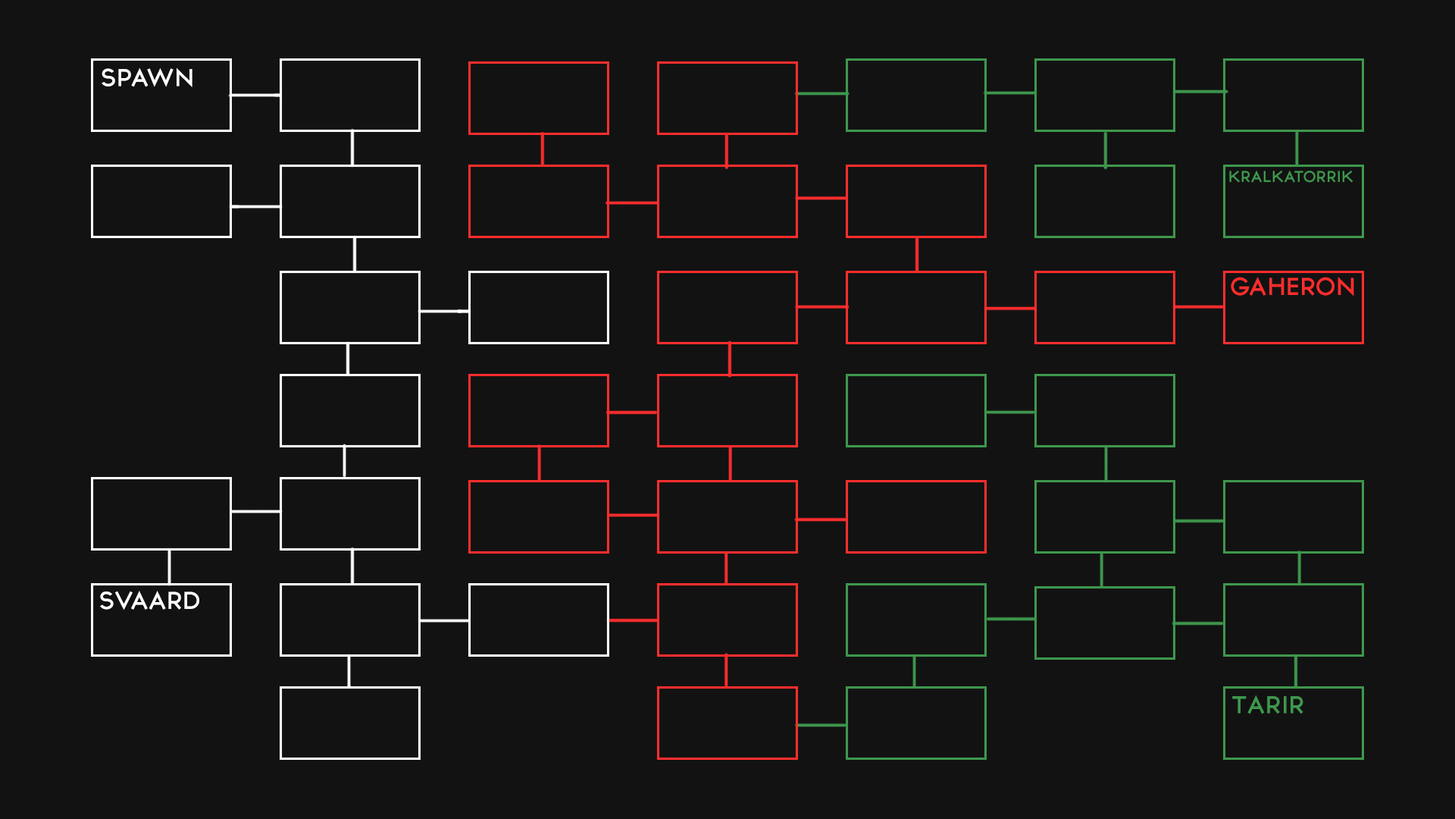
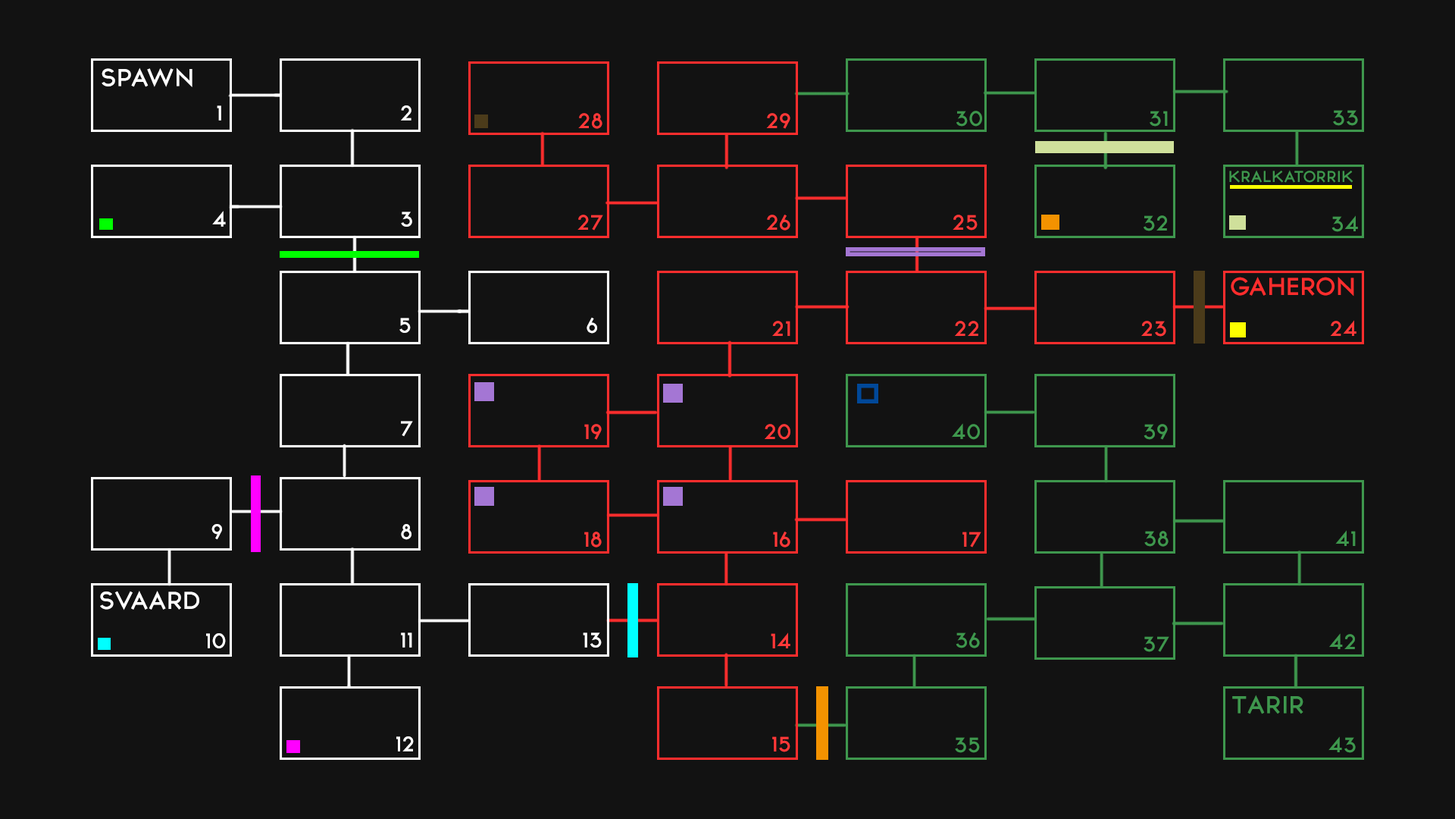
Before/after of a 1455px x 819px layered artwork. What changed in the layer stack:
added layer "Rechteck 5" above "Rechteck 4" over [816, 685, 829, 760]
added layer "Rechteck 17" above "Rechteck 16" over [1230, 184, 1353, 189]
added layer "Rechteck 14" above "Rechteck 11" over [845, 247, 986, 257]
added layer "Rechteck 11" above "Rechteck 13" over [857, 383, 879, 404]
added layer "Rechteck 12" above "Rechteck 10" over [279, 250, 420, 258]
added layer "Rechteck 9" above "Rechteck 8" over [1193, 270, 1206, 344]
added layer "Rechteck 7" above "Rechteck 6" over [1035, 140, 1175, 154]
added layer "Rechteck 3" above "Rechteck 2" over [627, 582, 639, 658]
added layer "Rechteck 1" above "Numbers" over [250, 475, 261, 552]
added group "Numbers" with 43 layers above "Texts" over [206, 105, 1359, 753]
added layer "43" in group "Numbers" over [1328, 736, 1357, 753]
added layer "34" in group "Numbers" over [1331, 215, 1359, 232]
added layer "33" in group "Numbers" over [1333, 109, 1359, 126]
added layer "30" in group "Numbers" over [956, 110, 983, 127]
added layer "27" in group "Numbers" over [577, 214, 604, 231]
added layer "25" in group "Numbers" over [952, 214, 978, 231]
added layer "20" in group "Numbers" over [764, 423, 791, 440]
added layer "24" in group "Numbers" over [1330, 319, 1357, 336]
added layer "23" in group "Numbers" over [1141, 320, 1167, 337]
added layer "40" in group "Numbers" over [952, 422, 981, 440]
added layer "39" in group "Numbers" over [1143, 423, 1169, 440]
added layer "37" in group "Numbers" over [1143, 635, 1170, 652]
added layer "42" in group "Numbers" over [1329, 632, 1356, 649]
added group "Texts" with 5 layers above "Rooms" over [100, 105, 1355, 715]
…and 41 more changes (41 added)
